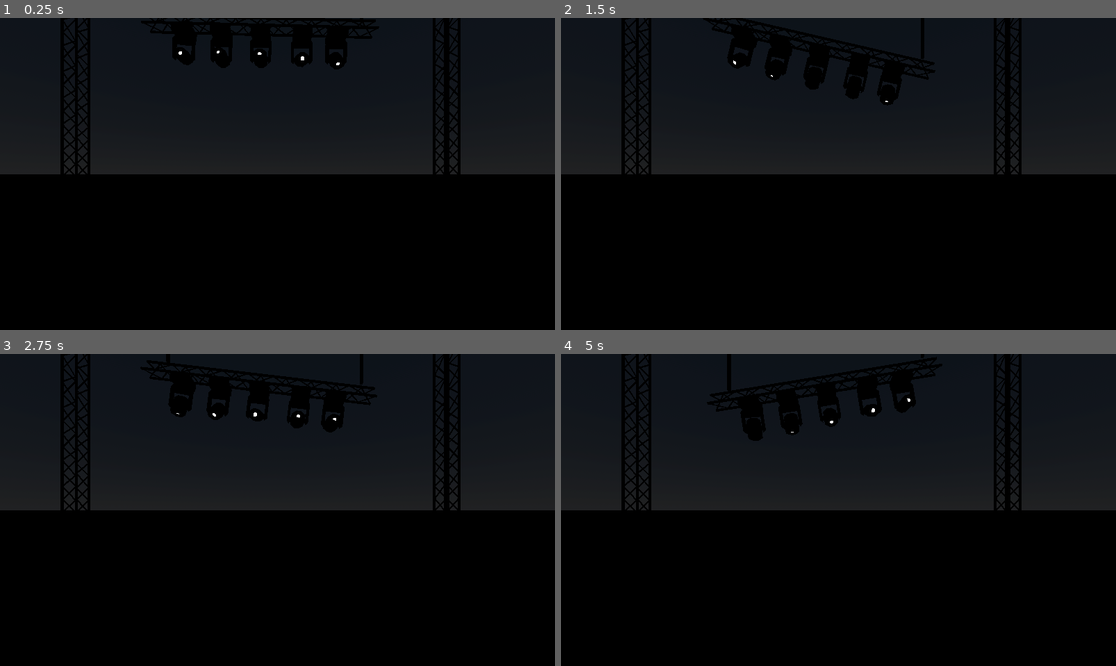
Above: before the commit, frames 1-4 (two rows, left to right).
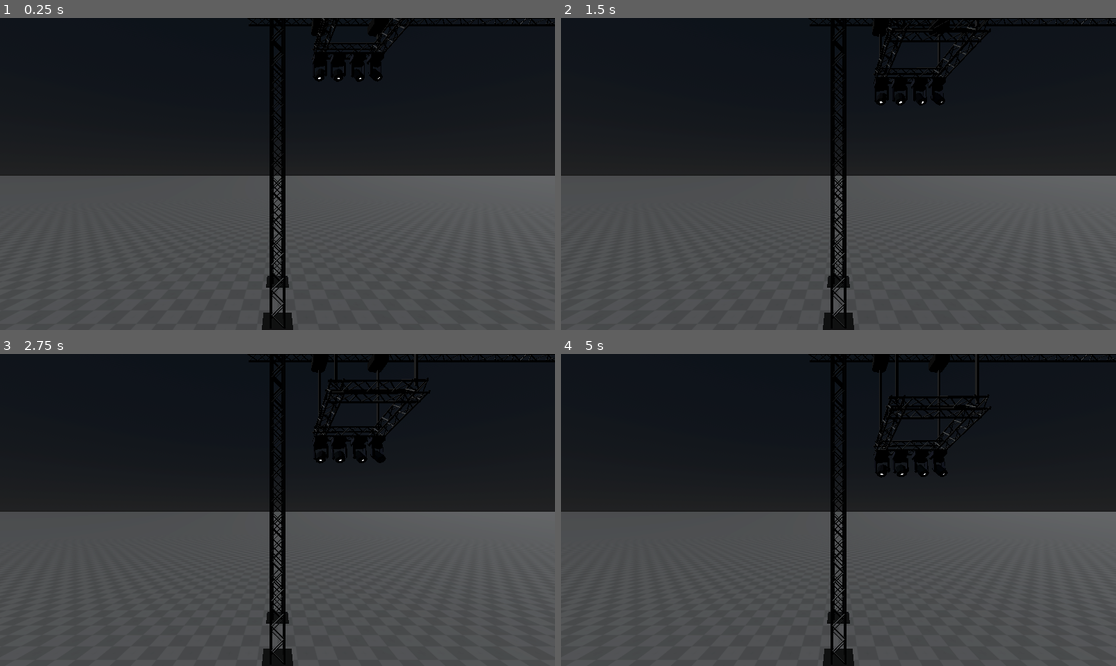
Above: after the commit, the same moments.

Repository: Bigaston/LightShow
Game: Godot game, scene res://scenes/test_scene.tscn
The game is run twice, just before and just after one commit, with the same random seed, the same clock (stepped at 60 frames per second) and the same inputs.
Inputs (mouse positions are in pixels of both pictures, inside the frame that each line leads up to):
- Up to frame 1 (0.25 s): no input
- Up to frame 2 (1.5 s): move the mouse to (960, 158) at 0.52 s; tap 1 (start_anim, bound only after the commit) at 0.6 s; click (960, 158) at 0.67 s; drag from (727, 189) to (810, 236) at 1.27 s
- Up to frame 3 (2.75 s): move the mouse to (333, 441) at 2.02 s; hold Q (flying_cam_down) from 2.03 s (still down); click (333, 441) at 2.17 s; tap 1 (start_anim, bound only after the commit) at 2.3 s
- Up to frame 4 (5 s): release Q (flying_cam_down) at 2.75 s; drag from (810, 572) to (672, 463) at 2.77 s; move the mouse to (1005, 556) at 3.52 s; hold A (flying_cam_left) 3.53-4.25 s; click (1005, 556) at 3.67 s; tap 1 (start_anim, bound only after the commit) at 3.8 s; drag from (672, 463) to (755, 432) at 4.27 s

The runs differ from the first frame. In frame 1, 57% of the frame differs, in the area x 0-100%, y 0-100%; in frame 2, 58%; in frame 3, 58%; in frame 4, 58%.

Commit message:
Structure au plafond

Diff:
--- a/objects/placable_elements/Lyre.gd
+++ b/objects/placable_elements/Lyre.gd
@@ -27,7 +27,7 @@
 		if tilt_pivot:
 			tilt_pivot.rotation_degrees.z = value
 
-@export_range(0, 20) var power: float = 0:
+@export_range(0, 20) var power: float = 10:
 	set(value):
 		power = value
 
--- a/objects/placable_elements/Lyre.tscn
+++ b/objects/placable_elements/Lyre.tscn
@@ -1,9 +1,13 @@
-[gd_scene load_steps=5 format=3 uid="uid://cr1arqkchrm1h"]
+[gd_scene load_steps=6 format=3 uid="uid://cr1arqkchrm1h"]
 
 [ext_resource type="PackedScene" uid="uid://dcck3nlvnsmxr" path="res://resources/meshs/Lyre.glb" id="1_3dd6w"]
 [ext_resource type="Script" path="res://objects/placable_elements/Lyre.gd" id="2_c5im4"]
 
-[sub_resource type="StandardMaterial3D" id="StandardMaterial3D_ikhnd"]
+[sub_resource type="StandardMaterial3D" id="StandardMaterial3D_xstvk"]
+emission_enabled = true
+emission = Color(1, 1, 1, 1)
+
+[sub_resource type="StandardMaterial3D" id="StandardMaterial3D_hj87v"]
 emission_enabled = true
 emission = Color(1, 1, 1, 1)
 
@@ -12,14 +16,14 @@
 
 [node name="Lyre" node_paths=PackedStringArray("light", "pan_pivot", "tilt_pivot") instance=ExtResource("1_3dd6w")]
 script = ExtResource("2_c5im4")
-color = Color(1, 1, 1, 1)
+power = 0.0
 light = NodePath("Node/Pan2/Tilt2/SpotLight")
 pan_pivot = NodePath("Node/Pan2")
 tilt_pivot = NodePath("Node/Pan2/Tilt2")
-light_render = SubResource("StandardMaterial3D_ikhnd")
+light_render = SubResource("StandardMaterial3D_xstvk")
 
 [node name="Light" parent="Node/Pan2/Tilt2" index="0"]
-surface_material_override/0 = SubResource("StandardMaterial3D_ikhnd")
+surface_material_override/0 = SubResource("StandardMaterial3D_hj87v")
 
 [node name="SpotLight" type="SpotLight3D" parent="Node/Pan2/Tilt2" index="2"]
 transform = Transform3D(1, 0, 0, 0, -4.37114e-08, -1, 0, 1, -4.37114e-08, 0, 0.244155, 0)
--- a/objects/placable_elements/Structure.tscn
+++ b/objects/placable_elements/Structure.tscn
@@ -2,15 +2,16 @@
 
 [ext_resource type="Script" path="res://objects/placable_elements/Structure.gd" id="1_fu2gc"]
 
-[sub_resource type="BoxShape3D" id="BoxShape3D_sbctu"]
+[sub_resource type="BoxShape3D" id="BoxShape3D_rgfdl"]
 size = Vector3(0.35, 0.6, 0.35)
 
 [node name="Structure" type="RigidBody3D"]
 sleeping = true
+freeze = true
 script = ExtResource("1_fu2gc")
 
 [node name="Container" type="Node3D" parent="."]
 transform = Transform3D(1, 0, 0, 0, 1, 0, 0, 0, 1, 0, -0.3, 0)
 
 [node name="Shape" type="CollisionShape3D" parent="."]
-shape = SubResource("BoxShape3D_sbctu")
+shape = SubResource("BoxShape3D_rgfdl")
--- a/project.godot
+++ b/project.godot
@@ -66,6 +66,11 @@
 "events": [Object(InputEventKey,"resource_local_to_scene":false,"resource_name":"","device":-1,"window_id":0,"alt_pressed":false,"shift_pressed":false,"ctrl_pressed":false,"meta_pressed":false,"pressed":false,"keycode":0,"physical_keycode":84,"key_label":0,"unicode":116,"echo":false,"script":null)
 ]
 }
+start_anim={
+"deadzone": 0.5,
+"events": [Object(InputEventKey,"resource_local_to_scene":false,"resource_name":"","device":-1,"window_id":0,"alt_pressed":false,"shift_pressed":false,"ctrl_pressed":false,"meta_pressed":false,"pressed":false,"keycode":0,"physical_keycode":49,"key_label":0,"unicode":38,"echo":false,"script":null)
+]
+}
 
 [layer_names]
 
--- a/scenes/test_scene.gd
+++ b/scenes/test_scene.gd
@@ -5,14 +5,38 @@
 func _ready():
 	pass # Replace with function body.
 
+var down = false
 
 # Called every frame. 'delta' is the elapsed time since the previous frame.
 func _process(delta):
 	if Input.is_action_just_pressed("toggle_sunlight"):
 		$DirectionalLight3D.visible = !$DirectionalLight3D.visible
 
+	var tween: Tween
 
-func _on_animation_player_2_animation_finished(anim_name):
-	match anim_name:
-		"Boot":
-			$AnimationPlayer2.play("Hello")
+	if Input.is_action_just_pressed("start_anim"):
+		if down:
+			if tween && tween.is_running():
+				tween.kill()
+
+			tween = get_tree().create_tween()
+
+			tween.set_parallel()
+			tween.tween_property($Stuff/Ceilling/StructureTop/Rope, "length", 0.8, 5)
+			tween.tween_property($Stuff/Ceilling/StructureTop/Rope2, "length", 0.8, 5)
+			tween.tween_property($Stuff/Ceilling/StructureTop2/Rope3, "length", 0.8, 5)
+			tween.tween_property($Stuff/Ceilling/StructureTop2/Rope4, "length", 0.8, 5)
+
+		else:
+			if tween && tween.is_running():
+				tween.kill()
+
+			tween = get_tree().create_tween()
+
+			tween.set_parallel()
+			tween.tween_property($Stuff/Ceilling/StructureTop/Rope, "length", 6, 5)
+			tween.tween_property($Stuff/Ceilling/StructureTop/Rope2, "length", 6, 5)
+			tween.tween_property($Stuff/Ceilling/StructureTop2/Rope3, "length", 5, 5)
+			tween.tween_property($Stuff/Ceilling/StructureTop2/Rope4, "length", 5, 5)
+
+		down = !down
--- a/scenes/test_scene.tscn
+++ b/scenes/test_scene.tscn
@@ -37,95 +37,58 @@
 
 [sub_resource type="Animation" id="Animation_0dk1m"]
 resource_name = "Bruh"
-length = 2.0
-loop_mode = 1
+length = 10.0
 tracks/0/type = "value"
 tracks/0/imported = false
 tracks/0/enabled = true
-tracks/0/path = NodePath("../StructureTop/Lyre:tilt")
+tracks/0/path = NodePath("../Stuff/Ceilling/StructureTop/Rope:length")
 tracks/0/interp = 2
 tracks/0/loop_wrap = true
 tracks/0/keys = {
-"times": PackedFloat32Array(0, 1),
-"transitions": PackedFloat32Array(1, 1),
-"update": 0,
-"values": [-90.0, -10.0]
+"times": PackedFloat32Array(0, 10),
+"transitions": PackedFloat32Array(1, 1),
+"update": 0,
+"values": [0.8, 5.0]
 }
 tracks/1/type = "value"
 tracks/1/imported = false
 tracks/1/enabled = true
-tracks/1/path = NodePath("../StructureTop/Lyre2:tilt")
+tracks/1/path = NodePath("../Stuff/Ceilling/StructureTop/Rope2:length")
 tracks/1/interp = 2
 tracks/1/loop_wrap = true
 tracks/1/keys = {
-"times": PackedFloat32Array(0.2, 1.2),
-"transitions": PackedFloat32Array(1, 1),
-"update": 0,
-"values": [-90.0, -10.0]
+"times": PackedFloat32Array(0, 10),
+"transitions": PackedFloat32Array(1, 1),
+"update": 0,
+"values": [0.8, 5.0]
 }
 tracks/2/type = "value"
 tracks/2/imported = false
 tracks/2/enabled = true
-tracks/2/path = NodePath("../StructureTop/Lyre3:tilt")
+tracks/2/path = NodePath("../Stuff/Ceilling/StructureTop2/Rope4:length")
 tracks/2/interp = 2
 tracks/2/loop_wrap = true
 tracks/2/keys = {
-"times": PackedFloat32Array(0.4, 1.4),
-"transitions": PackedFloat32Array(1, 1),
-"update": 0,
-"values": [-90.0, -10.0]
+"times": PackedFloat32Array(0, 10),
+"transitions": PackedFloat32Array(1, 1),
+"update": 0,
+"values": [0.8, 4.0]
 }
 tracks/3/type = "value"
 tracks/3/imported = false
 tracks/3/enabled = true
-tracks/3/path = NodePath("../StructureTop/Lyre4:tilt")
+tracks/3/path = NodePath("../Stuff/Ceilling/StructureTop2/Rope3:length")
 tracks/3/interp = 2
 tracks/3/loop_wrap = true
 tracks/3/keys = {
-"times": PackedFloat32Array(0.6, 1.6),
-"transitions": PackedFloat32Array(1, 1),
-"update": 0,
-"values": [-90.0, -10.0]
-}
-tracks/4/type = "value"
-tracks/4/imported = false
-tracks/4/enabled = true
-tracks/4/path = NodePath("../StructureTop/Lyre5:tilt")
-tracks/4/interp = 2
-tracks/4/loop_wrap = true
-tracks/4/keys = {
-"times": PackedFloat32Array(0.8, 1.8),
-"transitions": PackedFloat32Array(1, 1),
-"update": 0,
-"values": [-90.0, -10.0]
-}
-tracks/5/type = "value"
-tracks/5/imported = false
-tracks/5/enabled = true
-tracks/5/path = NodePath("../StructureTop/Lyre:projector_angle")
-tracks/5/interp = 1
-tracks/5/loop_wrap = true
-tracks/5/keys = {
-"times": PackedFloat32Array(0, 1, 1.001, 2),
-"transitions": PackedFloat32Array(1, 1, 1, 1),
-"update": 0,
-"values": [180.0, -180.0, 180.0, -180.0]
+"times": PackedFloat32Array(0, 10),
+"transitions": PackedFloat32Array(1, 1),
+"update": 0,
+"values": [0.8, 4.0]
 }
 
 [sub_resource type="Animation" id="Animation_4nftd"]
 length = 0.001
-tracks/0/type = "value"
-tracks/0/imported = false
-tracks/0/enabled = true
-tracks/0/path = NodePath("../StructureTop/Lyre:tilt")
-tracks/0/interp = 1
-tracks/0/loop_wrap = true
-tracks/0/keys = {
-"times": PackedFloat32Array(0),
-"transitions": PackedFloat32Array(1),
-"update": 0,
-"values": [-10.0]
-}
 
 [sub_resource type="AnimationLibrary" id="AnimationLibrary_skwsn"]
 _data = {
@@ -136,62 +99,14 @@
 [sub_resource type="BoxShape3D" id="BoxShape3D_x4ecd"]
 size = Vector3(1000, 1, 1000)
 
-[sub_resource type="Animation" id="Animation_xa8i0"]
-resource_name = "Boot"
-tracks/0/type = "value"
-tracks/0/imported = false
-tracks/0/enabled = true
-tracks/0/path = NodePath("Rope2:length")
-tracks/0/interp = 2
-tracks/0/loop_wrap = true
-tracks/0/keys = {
-"times": PackedFloat32Array(0, 1),
-"transitions": PackedFloat32Array(1, 1),
-"update": 0,
-"values": [0.9, 2.0]
-}
-
-[sub_resource type="Animation" id="Animation_ge5pn"]
-resource_name = "Hello"
-length = 5.0
-loop_mode = 2
-tracks/0/type = "value"
-tracks/0/imported = false
-tracks/0/enabled = true
-tracks/0/path = NodePath("Rope:length")
-tracks/0/interp = 2
-tracks/0/loop_wrap = true
-tracks/0/keys = {
-"times": PackedFloat32Array(0, 5),
-"transitions": PackedFloat32Array(1, 1),
-"update": 0,
-"values": [0.905, 2.0]
-}
-tracks/1/type = "value"
-tracks/1/imported = false
-tracks/1/enabled = true
-tracks/1/path = NodePath("Rope2:length")
-tracks/1/interp = 2
-tracks/1/loop_wrap = true
-tracks/1/keys = {
-"times": PackedFloat32Array(0, 5),
-"transitions": PackedFloat32Array(1, 1),
-"update": 0,
-"values": [2.0, 0.985]
-}
-
-[sub_resource type="AnimationLibrary" id="AnimationLibrary_nm6n2"]
-_data = {
-"Boot": SubResource("Animation_xa8i0"),
-"Hello": SubResource("Animation_ge5pn")
-}
+[sub_resource type="BoxShape3D" id="BoxShape3D_t0po3"]
+size = Vector3(0.5, 0.5, 0.5)
 
 [node name="Node3D" type="Node3D"]
 script = ExtResource("1_o7jsf")
 
 [node name="DirectionalLight3D" type="DirectionalLight3D" parent="."]
 transform = Transform3D(-0.610283, 0.634723, -0.474005, 0, 0.598353, 0.801233, 0.792183, 0.488979, -0.365165, -6, 7, -8)
-visible = false
 light_energy = 0.1
 sky_mode = 1
 
@@ -199,7 +114,7 @@
 environment = SubResource("Environment_pv774")
 
 [node name="FlyingCamera" parent="." instance=ExtResource("1_plhtt")]
-transform = Transform3D(1, 0, 0, 0, 1, 0, 0, 0, 1, 2.76331, 0.697989, 4.80988)
+transform = Transform3D(1, 0, 0, 0, 1, 0, 0, 0, 1, 0, 3.71416, 7.03788)
 
 [node name="Area" type="Node3D" parent="."]
 visible = false
@@ -219,12 +134,13 @@
 transform = Transform3D(-4.37114e-08, 0, -1, 0, 1, 0, 1, 0, -4.37114e-08, 0, 2.33619, -5)
 mesh = SubResource("BoxMesh_vm1t6")
 
-[node name="AnimationPlayer" type="AnimationPlayer" parent="."]
+[node name="Structure" type="AnimationPlayer" parent="."]
 root_node = NodePath("../WorldEnvironment")
 libraries = {
 "": SubResource("AnimationLibrary_skwsn")
 }
-autoplay = "Bruh"
+
+[node name="Light" type="AnimationPlayer" parent="."]
 
 [node name="Ground" parent="." instance=ExtResource("3_5dhwy")]
 
@@ -234,84 +150,115 @@
 transform = Transform3D(1, 0, 0, 0, 1, 0, 0, 0, 1, 0, -0.5, 0)
 shape = SubResource("BoxShape3D_x4ecd")
 
-[node name="StructureLeft" parent="." instance=ExtResource("3_r50tl")]
-transform = Transform3D(1, 0, 0, 0, 1, 0, 0, 0, 1, -2, 2.73219, 0)
-freeze = true
-number_of_border = 4
-lenght = 9
-is_on_ground = true
-
-[node name="StructureRight" parent="." instance=ExtResource("3_r50tl")]
-transform = Transform3D(1, 0, 0, 0, 1, 0, 0, 0, 1, 6.7599, 2.76993, 0)
-freeze = true
-number_of_border = 4
-lenght = 9
-is_on_ground = true
-
-[node name="StructureTopSupport" parent="." instance=ExtResource("3_r50tl")]
-transform = Transform3D(-4.37114e-08, -1, 0, 1, -4.37114e-08, 0, 0, 0, 1, 2.40532, 5.59795, 0)
-sleeping = false
-number_of_border = 4
-lenght = 17
-has_physics = true
-
-[node name="StructureTop" parent="." instance=ExtResource("3_r50tl")]
-transform = Transform3D(-4.37114e-08, -1, 0, 1, -4.37114e-08, 0, 0, 0, 1, 2.38022, 4.28103, 0)
-sleeping = false
-number_of_border = 3
-lenght = 9
-has_physics = true
-
-[node name="Lyre" parent="StructureTop" instance=ExtResource("1_wkpo5")]
-transform = Transform3D(-1.31134e-07, -1, 3.82137e-15, -1, 1.31134e-07, 8.74228e-08, -8.74228e-08, 7.64274e-15, -1, -0.148861, 1.80493, -7.45058e-09)
-pan = 81.4198
-tilt = -10.0
-power = 10.0
-angle = 10.0
-shape = 1
-
-[node name="Lyre2" parent="StructureTop" instance=ExtResource("1_wkpo5")]
-transform = Transform3D(-4.37114e-08, -1, 8.74228e-08, -1, 4.37114e-08, -3.82137e-15, 0, -8.74228e-08, -1, -0.165541, 0.919575, 0.000562906)
-pan = 90.0
-tilt = -81.68
-power = 10.0
-angle = 10.0
-
-[node name="Lyre3" parent="StructureTop" instance=ExtResource("1_wkpo5")]
-transform = Transform3D(-4.37114e-08, -1, 8.74228e-08, -1, 4.37114e-08, -3.82137e-15, 0, -8.74228e-08, -1, -0.154431, -0.00804114, -0.00635412)
-pan = 90.0
-tilt = -61.84
-power = 10.0
-angle = 10.0
-
-[node name="Lyre4" parent="StructureTop" instance=ExtResource("1_wkpo5")]
-transform = Transform3D(-4.37114e-08, -1, 8.74228e-08, -1, 4.37114e-08, -3.82137e-15, 0, -8.74228e-08, -1, -0.159878, -0.976048, 0.00306243)
-pan = 90.0
-tilt = -38.16
-power = 10.0
-angle = 10.0
-
-[node name="Lyre5" parent="StructureTop" instance=ExtResource("1_wkpo5")]
-transform = Transform3D(-4.37114e-08, -1, 8.74228e-08, -1, 4.37114e-08, -3.82137e-15, 0, -8.74228e-08, -1, -0.148264, -1.78889, 0.00278804)
-pan = 90.0
-tilt = -18.32
-power = 10.0
-angle = 10.0
-
-[node name="Rope" parent="." node_paths=PackedStringArray("other_body") instance=ExtResource("6_nethk")]
-transform = Transform3D(1, 0, 0, 0, -1, 8.74228e-08, 0, -8.74228e-08, -1, 0.183556, 5.42462, 0.00687619)
-length = 0.905
-other_body = NodePath("../StructureTop")
-
-[node name="Rope2" parent="." node_paths=PackedStringArray("other_body") instance=ExtResource("6_nethk")]
-transform = Transform3D(1, 0, 0, 0, -1, 8.74228e-08, 0, -8.74228e-08, -1, 4.75361, 5.44384, 0.000203937)
-length = 0.9
-other_body = NodePath("../StructureTop")
-
-[node name="AnimationPlayer2" type="AnimationPlayer" parent="."]
-libraries = {
-"": SubResource("AnimationLibrary_nm6n2")
-}
-autoplay = "Boot"
-
-[connection signal="animation_finished" from="AnimationPlayer2" to="." method="_on_animation_player_2_animation_finished"]
+[node name="Stuff" type="Node3D" parent="."]
+
+[node name="SupportCeiling" type="RigidBody3D" parent="Stuff"]
+transform = Transform3D(1, 0, 0, 0, 1, 0, 0, 0, 1, 2.44824, 7.98782, -0.0338104)
+
+[node name="Structure" parent="Stuff/SupportCeiling" instance=ExtResource("3_r50tl")]
+transform = Transform3D(-4.37114e-08, -1, 0, 1, -4.37114e-08, 0, 0, 0, 1, 0, 0, 0)
+number_of_border = 4
+lenght = 4
+
+[node name="Lyre" parent="Stuff/SupportCeiling/Structure" instance=ExtResource("1_wkpo5")]
+transform = Transform3D(-4.37114e-08, -1, 8.74228e-08, -1, 4.37114e-08, -3.82137e-15, 0, -8.74228e-08, -1, -0.172414, 0.96981, 0.00503147)
+pan = 110.0
+tilt = -40.0
+power = 10.0
+angle = 10.0
+
+[node name="Lyre2" parent="Stuff/SupportCeiling/Structure" instance=ExtResource("1_wkpo5")]
+transform = Transform3D(-4.37114e-08, -1, 8.74228e-08, -1, 4.37114e-08, -3.82137e-15, 0, -8.74228e-08, -1, -0.173526, 0.339604, -0.00233269)
+pan = 100.0
+tilt = -40.0
+power = 10.0
+angle = 10.0
+
+[node name="Lyre3" parent="Stuff/SupportCeiling/Structure" instance=ExtResource("1_wkpo5")]
+transform = Transform3D(-4.37114e-08, -1, 8.74228e-08, -1, 4.37114e-08, -3.82137e-15, 0, -8.74228e-08, -1, -0.17459, -0.34512, -0.00668788)
+pan = 80.0
+tilt = -40.0
+power = 10.0
+angle = 10.0
+
+[node name="Lyre4" parent="Stuff/SupportCeiling/Structure" instance=ExtResource("1_wkpo5")]
+transform = Transform3D(-4.37114e-08, -1, 8.74228e-08, -1, 4.37114e-08, -3.82137e-15, 0, -8.74228e-08, -1, -0.1662, -0.951202, 0)
+pan = 70.0
+tilt = -40.0
+power = 10.0
+angle = 10.0
+
+[node name="Structure2" parent="Stuff/SupportCeiling" instance=ExtResource("3_r50tl")]
+transform = Transform3D(-4.37114e-08, -1, 0, 1, -4.37114e-08, 0, 0, 0, 1, 0, 0, 2)
+number_of_border = 4
+lenght = 4
+
+[node name="Structure3" parent="Stuff/SupportCeiling" instance=ExtResource("3_r50tl")]
+transform = Transform3D(1.91069e-15, 4.37114e-08, 1, 1, -4.37114e-08, 0, 4.37114e-08, 1, -4.37114e-08, 1, 0, 1)
+number_of_border = 4
+lenght = 4
+
+[node name="Structure4" parent="Stuff/SupportCeiling" instance=ExtResource("3_r50tl")]
+transform = Transform3D(1.91069e-15, 4.37114e-08, 1, 1, -4.37114e-08, 0, 4.37114e-08, 1, -4.37114e-08, -1, 0, 1)
+number_of_border = 4
+lenght = 4
+
+[node name="CollisionShape3D" type="CollisionShape3D" parent="Stuff/SupportCeiling"]
+transform = Transform3D(1, 0, 0, 0, 1, 0, 0, 0, 1, 0, 0, 1)
+shape = SubResource("BoxShape3D_t0po3")
+
+[node name="Ceilling" type="Node3D" parent="Stuff"]
+
+[node name="StructureLeft" parent="Stuff/Ceilling" instance=ExtResource("3_r50tl")]
+transform = Transform3D(1, 0, 0, 0, 1, 0, 0, 0, 1, 0, 4.5, 0)
+number_of_border = 4
+lenght = 15
+is_on_ground = true
+
+[node name="StructureRight" parent="Stuff/Ceilling" instance=ExtResource("3_r50tl")]
+transform = Transform3D(1, 0, 0, 0, 1, 0, 0, 0, 1, 16, 4.5, 0)
+number_of_border = 4
+lenght = 15
+is_on_ground = true
+
+[node name="StructureTop" parent="Stuff/Ceilling" instance=ExtResource("3_r50tl")]
+transform = Transform3D(-4.37114e-08, -1, 0, 1, -4.37114e-08, 0, 0, 0, 1, 8, 9.15, 0)
+number_of_border = 4
+lenght = 30
+
+[node name="Rope" parent="Stuff/Ceilling/StructureTop" node_paths=PackedStringArray("other_body") instance=ExtResource("6_nethk")]
+transform = Transform3D(-4.37114e-08, -1, 0, 1, -4.37114e-08, 0, 0, 0, 1, -0.158756, 6.54319, -0.00734457)
+length = 0.8
+other_body = NodePath("../../../SupportCeiling")
+
+[node name="Rope2" parent="Stuff/Ceilling/StructureTop" node_paths=PackedStringArray("other_body") instance=ExtResource("6_nethk")]
+transform = Transform3D(-4.37114e-08, -1, 0, 1, -4.37114e-08, 0, 0, 0, 1, -0.158756, 4.51311, -0.00734457)
+length = 0.8
+other_body = NodePath("../../../SupportCeiling")
+
+[node name="StructureLeft2" parent="Stuff/Ceilling" instance=ExtResource("3_r50tl")]
+transform = Transform3D(1, 0, 0, 0, 1, 0, 0, 0, 1, 0, 4.5, 1.97438)
+number_of_border = 4
+lenght = 15
+is_on_ground = true
+
+[node name="StructureRight2" parent="Stuff/Ceilling" instance=ExtResource("3_r50tl")]
+transform = Transform3D(1, 0, 0, 0, 1, 0, 0, 0, 1, 16, 4.5, 1.97438)
+number_of_border = 4
+lenght = 15
+is_on_ground = true
+
+[node name="StructureTop2" parent="Stuff/Ceilling" instance=ExtResource("3_r50tl")]
+transform = Transform3D(-4.37114e-08, -1, 0, 1, -4.37114e-08, 0, 0, 0, 1, 8, 9.15, 1.97438)
+number_of_border = 4
+lenght = 30
+
+[node name="Rope4" parent="Stuff/Ceilling/StructureTop2" node_paths=PackedStringArray("other_body") instance=ExtResource("6_nethk")]
+transform = Transform3D(-4.37114e-08, -1, 0, 1, -4.37114e-08, 0, 0, 0, 1, -0.158756, 6.54319, -0.00666344)
+length = 0.8
+other_body = NodePath("../../../SupportCeiling")
+
+[node name="Rope3" parent="Stuff/Ceilling/StructureTop2" node_paths=PackedStringArray("other_body") instance=ExtResource("6_nethk")]
+transform = Transform3D(-4.37114e-08, -1, 0, 1, -4.37114e-08, 0, 0, 0, 1, -0.158756, 4.51311, -0.0424851)
+length = 0.8
+other_body = NodePath("../../../SupportCeiling")
Not shown: 1 places in scenes/test_scene.tscn that only renumber resources
